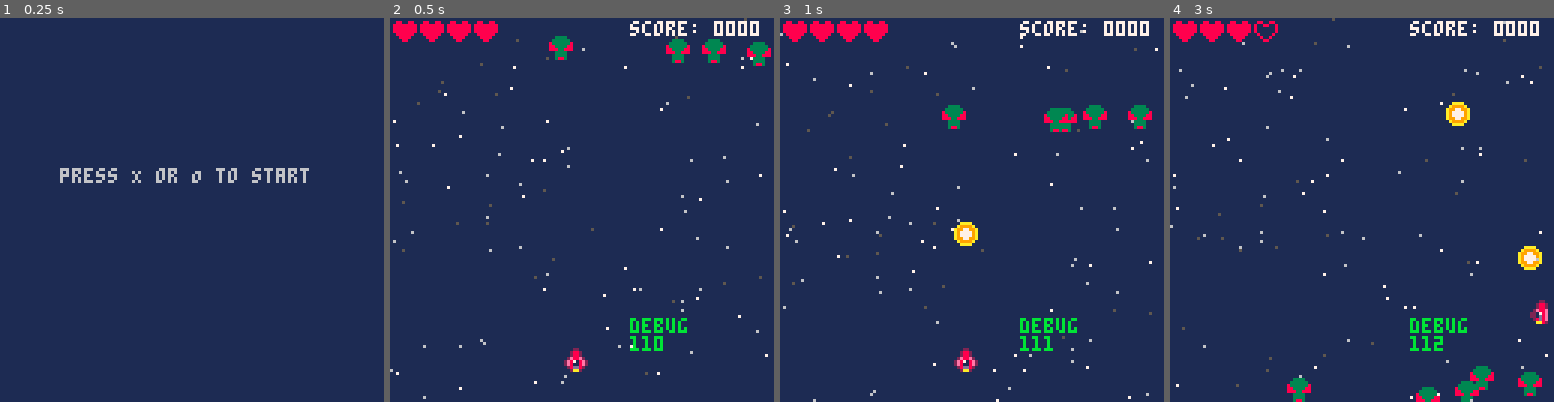
Above: before the commit, frames 1-4 (left to right).
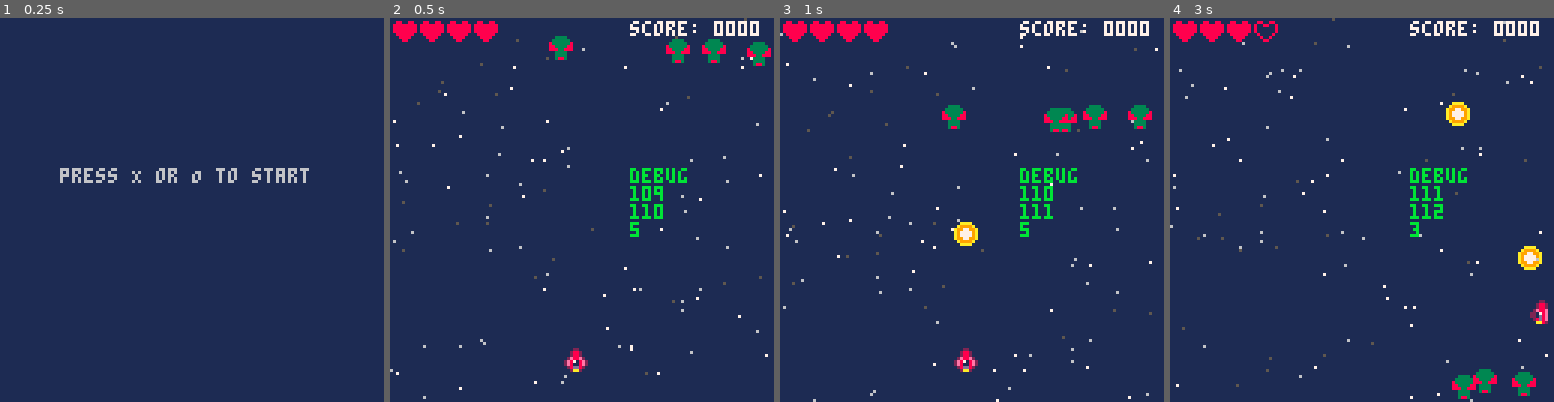
Above: after the commit, the same moments.

Repository: chihirotange/pico8
Game: PICO-8 cartridge shmup/main.p8
Same seed, same stepped clock (60 frames per second), same inputs: the game is played once before the commit and once after it.
Inputs:
- Up to frame 1 (0.25 s): no input
- Up to frame 2 (0.5 s): tap X (X key) at 0.33 s
- Up to frame 3 (1 s): tap O (Z key) at 0.7 s
- Up to frame 4 (3 s): tap X (X key) at 1.07, 1.85, 2.97 s; hold Right 1.6-2.1 s; tap O (Z key) every 0.4 s from 1.7 to 2.9 s; hold Up 2.15-2.42 s; hold Right from 2.47 s (still down)

Frame 1 is identical in both runs. In frame 2, 1.2% of the frame differs, in the area x 62-78%, y 39-87%; in frame 3, 1.2%; in frame 4, 2.4%, in the area x 30-97%, y 39-100%.

Commit message:
refactor pool

Diff:
--- a/shmup/bullet.lua
+++ b/shmup/bullet.lua
@@ -1,4 +1,4 @@
-bullet = entity_spr_pool:new(
+bullet = entity_spr:new(
     {
         pool_id = "bullet",
         sprid = 16,
@@ -12,14 +12,14 @@
 
             -- destroy bullet
             if y <= 0 then
-                _ENV:_return_pool()
+                _ENV:destroy()
             end
 
             -- collide with enemy
             for ene in all(all_enemies) do
                 if col(ene,_ENV) then
                     ene:take_damage()
-                    _ENV:_return_pool()
+                    _ENV:destroy()
                 end
             end
         end,
--- a/shmup/enemy.lua
+++ b/shmup/enemy.lua
@@ -1,13 +1,13 @@
 all_enemies = {}
 
-enemy_green = entity_spr_pool:new({
+enemy_green = entity_spr:new({
     hp = 4,
     pool_id = 'enemy_green',
     flash_spr = 21,
     draw_order = 50,
     sprid = 20,
     new = function(_ENV, tba)
-        local tbl = entity_spr_pool.new(_ENV, tba)
+        local tbl = entity_spr.new(_ENV, tba)
         add(all_enemies,tbl)
         return tbl
     end,
@@ -19,8 +19,8 @@
         x += (rnd() - 0.5) * 3
         -- destroy enemy logics
         if y > 120 then
-            _ENV:_reset(rnd(120), 0)
-
+            _ENV:destroy()
+            del(all_enemies,_ENV)
         end
     end,
     take_damage = function(_ENV)
@@ -32,7 +32,7 @@
                 y = y,
                 is_abstract = false,
             })
-            _ENV:_return_pool()
+            _ENV:destroy()
             del(all_enemies,_ENV)
         end
     end
--- a/shmup/explosion.lua
+++ b/shmup/explosion.lua
@@ -1,4 +1,4 @@
-explosion = entity_spr_pool:new( {
+explosion = entity_spr:new( {
     pool_id = "explosion",
     sprid = 64,
     draw_order = 100,
@@ -9,7 +9,7 @@
         if reuse_ready == true then return end
         explode_time = max(0, explode_time - 1)
         if explode_time <= 0 then
-            _ENV:_return_pool()
+            _ENV:destroy()
             printh("returned to pool")
             explode_time = 30
         end
--- a/shmup/gamestate.lua
+++ b/shmup/gamestate.lua
@@ -18,10 +18,11 @@
         if self.current_state == "game" then
             cls(1)
             entities:draw()
-            debug(80,100,
+            debug(80,50,
             {
-                -- count(entities.entities_update_list),
+                count(entities.entities_update_list),
                 count(entities.entities_draw_list),
+                count(all_enemies)
             })
         elseif self.current_state == "start" then
             cls(1)
--- a/shmup/oop/oop.lua
+++ b/shmup/oop/oop.lua
@@ -38,12 +38,30 @@
 }, {__index = _ENV})
 
 entity = class:new({
+        pool_id = "",
+        reuse_ready = false,
         x = 0,
         y = 0,
+        _cached_drorder = -1,
         -- object with draw_order = -1 will not be drawn
         draw_order = -1,
         new = function(_ENV, input_tbl)
-            local tbl = class.new(_ENV, input_tbl)
+            _cached_drorder = input_tbl.draw_order
+            local tbl = nil
+            for ent in all(entities.entities_update_list) do
+                if ent.reuse_ready and ent.pool_id == pool_id then
+                    tbl = ent
+                    tbl:_reset()
+                    tbl.draw_order = _cached_drorder
+                    tbl.reuse_ready = false
+                    tbl.x = input_tbl.x
+                    tbl.y = input_tbl.y
+                    return
+                end
+            end
+            if not tbl then
+                tbl = class.new(_ENV, input_tbl)
+            end
             for i = 1,#entities.entities_draw_list do
                 local current_ent = entities.entities_draw_list[i]
                 if tbl.is_abstract then
@@ -63,11 +81,16 @@
             end
             return tbl
         end,
+        destroy = function(_ENV)
+            reuse_ready = true
+            draw_order = -1
+        end,
         draw = function(_ENV)
+        end,
+        _reset = function(_ENV)
         end
     })
 
--- sprite entities
 entity_spr = entity:new({
     w = 8,
     h = 8,
@@ -84,39 +107,6 @@
     end
 })
 
-entity_spr_pool = entity_spr:new({
-    _cached_drorder = -1,
-    pool_id = "",
-    reuse_ready = false,
-    new = function(_ENV, tba)
-        _cached_drorder = tba.draw_order
-        local tbl = nil
-        for ent in all(entities.entities_update_list) do
-            if ent.reuse_ready and ent.pool_id == pool_id then
-                tbl = ent
-                tbl:_reset()
-                tbl.draw_order = _cached_drorder
-                tbl.reuse_ready = false
-                tbl.x = tba.x
-                tbl.y = tba.y
-                break
-            end
-        end
-        if not tbl then
-            tbl = entity_spr.new(_ENV, tba)
-        end
-        return tbl
-    end,
-    -- this reset is for derived classes to add additional logics
-    _reset = function(_ENV)
-    end,
-    _return_pool = function (_ENV)
-        reuse_ready = true
-        draw_order = -1
-    end
-})
-
-
 entity_txt = entity:new({
     draw_order = 1000,
     txt = "",
